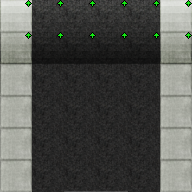
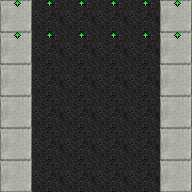
Comparing the layer stacks of the two 192px x 192px images. Changes:
removed layer "Road" over [0, 62, 192, 192]
painted on "Arrow" over [14, 0, 192, 172]
hid "Light" over [0, 0, 192, 64]
painted on "Ramp" over [0, 0, 192, 192]
